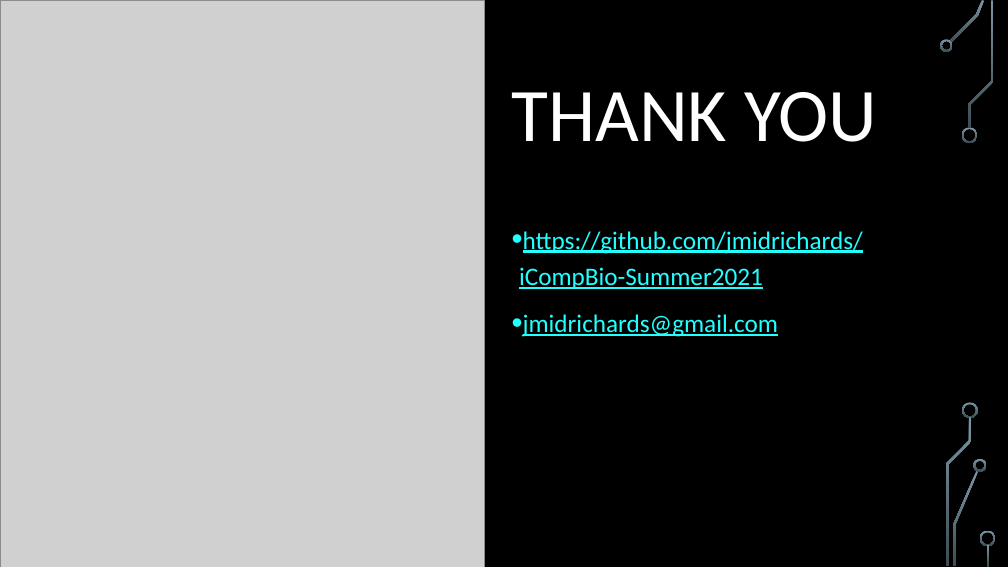
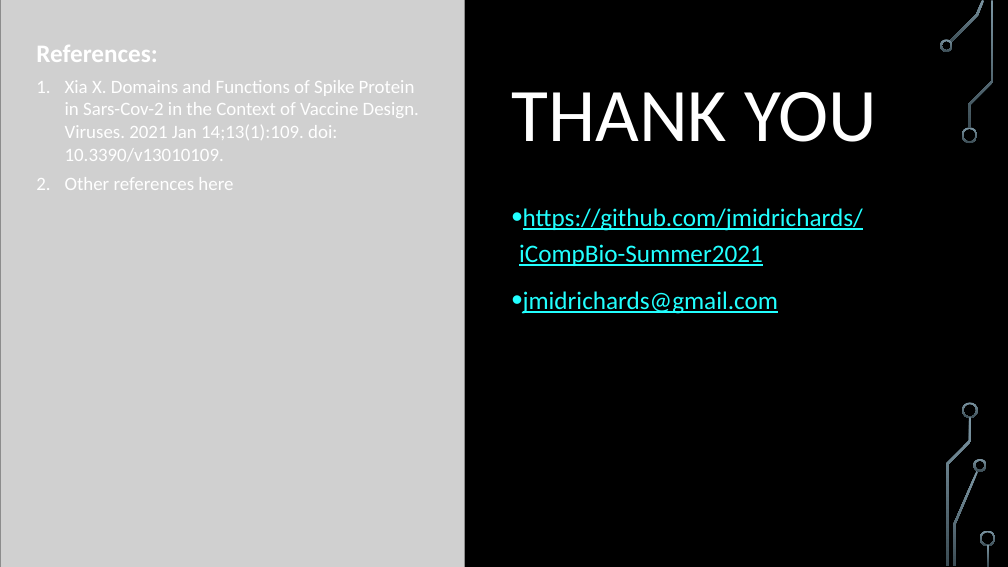
Before and after one commit to MiddlebrookJF/iCompBio-Summer2021, a slide deck: slide 11 of Vas-Data/FinalPresentation.pptx. Drawn at 1008x567 pixels with LibreOffice and Linux fonts; fonts in the diff are those of the drawing; grey boxes stand for pictures; background and template pictures are left out. Boxes give left, top, right and bottom in pixels: in the first picture for what was removed or moved away, otherwise in the second. Text is boxed around its words. In the diff, an @@ line names an element or a change of style, - is before the commit and + after.

```diff
--- a/Vas-Data/FinalPresentation.pptx
+++ b/Vas-Data/FinalPresentation.pptx
@@ picture at <box>0,0,464,567</box>: rotation 0 to 90 degrees @@
@@ group removed at <box>9,0,88,181</box>: 3 freeform shapes, 1 rectangle @@
@@ text added at <box>36,45,419,190</box>, 18 pt, text #FFFFFF @@
+References:
+1. Xia X. Domains and Functions of Spike Protein in Sars-Cov-2 in the Context of Vaccine Design. Viruses. 2021 Jan 14;13(1):109. doi: 10.3390/v13010109.
+2. Other references here
@@ text "https://github.com/jmidrichards/iCompBio-Summer2021": place and size @@
-text "https://github.com/jmidrichards/iCompBio-Summer2021" at <box>519,231,863,337</box>
+text "https://github.com/jmidrichards/iCompBio-Summer2021" at <box>519,208,863,314</box>
@@ freeform shape: place and size @@
-freeform shape at <box>17,1,47,150</box>
+freeform shape at <box>18,417,48,566</box>
```
Also in this commit, not shown: 1 slide added, 1 slide removed, 18 other files.
